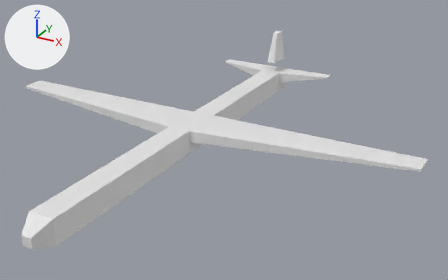
The OBJ model assets/models/airplane.obj as it was, and as the next commit left it.
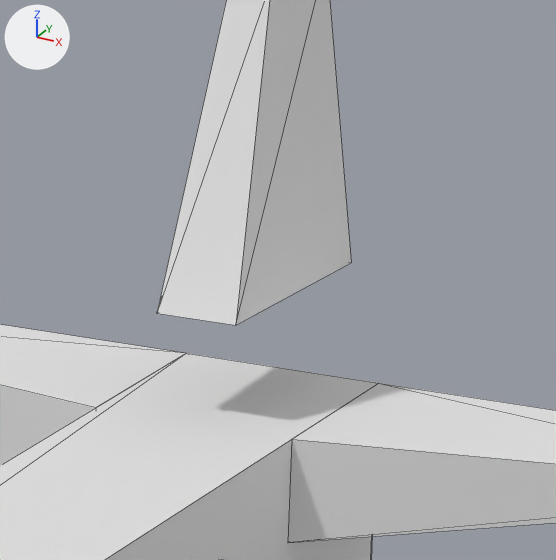
Old and new are each drawn whole from a camera (50 mm lens) standing at (1.314, -2.102, 1.045) and looking at (0.146, 0.022, -0.017) and again close up on the part from 57% to 67% of the width and 12% to 30% of the height. Lighting does not change. The marker at upper left points along +X, +Y and +Z. The first two pictures are the older version. The close-ups show mesh edges as thin lines. Where no turn or scale is listed for an object, it has been applied to the vertices. Vertices at exactly the same position are counted once.

Objects in the first close-up: 'airplane'.
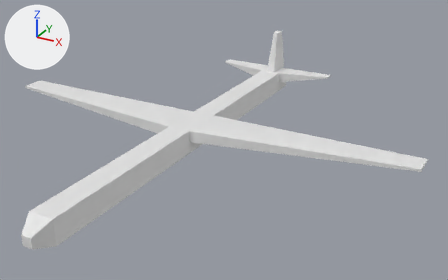
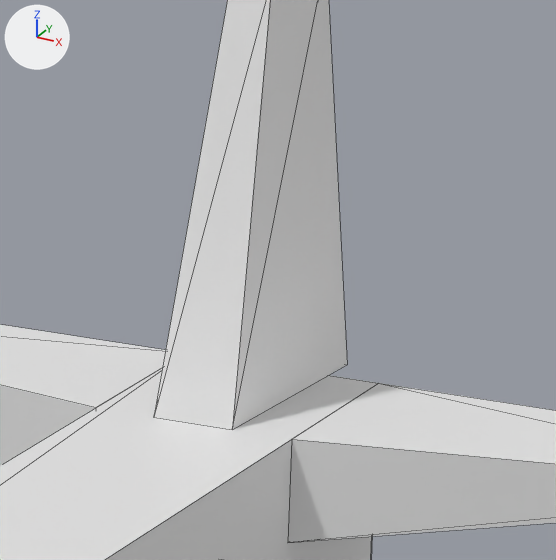
Boxes [x1, y1, x2, y2] around the edits, measured in the close-ups (556 x 560 px; the box of a moved part takes in the faces that stretch with it):
```json
{"part": 1, "of": "me_airplane", "change": "moved or reshaped", "before": [157, 0, 351, 325], "after": [154, 0, 347, 430]}
```

The change, as JSON lines over the scene's bpy script:
```json
{"block": "me_airplane", "where": "me_airplane.from_pydata(...)  # 54 vertices, 78 faces; spans x -0.97..0.97, y -0.97..0.97, z -0.05..0.25"}
{"block": "me_airplane", "where": "# used by ob_airplane; location = (0.0, 0.0, 0.0)"}
{"block": "me_airplane", "where": "# before: 48 (-0.02, 0.8, 0.1) at pixel (156, 313), 49 (0.02, 0.8, 0.1) at pixel (235, 325), 52 (-0.03, 0.92, 0.1), 53 (0.03, 0.92, 0.1) at pixel (351, 262)"}
{"block": "me_airplane", "change": "me_airplane part 1"}
{"op": "add", "block": "me_airplane", "code": "for i in [48, 49, 52, 53]: me_airplane.vertices[i].co += Vector((0.0, 0.0, -0.05))"}
```
